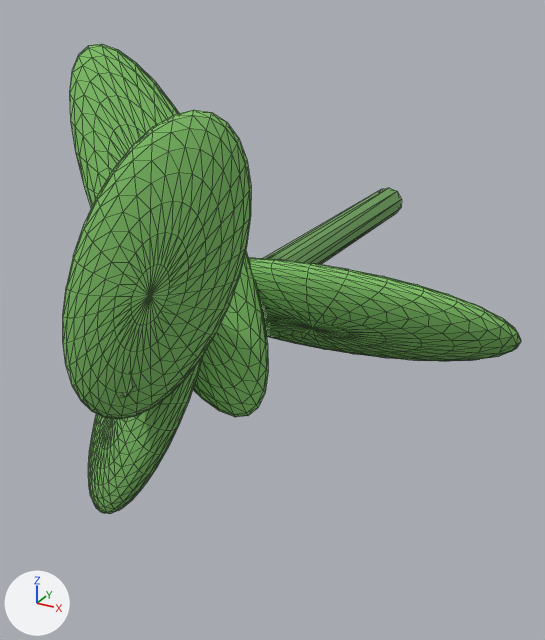
Renders of the glTF model assets/visual/weed_broadleaf.glb from each side of a commit.
Rendered twice from a 50 mm camera at (0.1085, -0.2995, 0.083) aimed at (0.0006, -0.1034, -0.015). Lighting does not change. The marker at lower left points along +X, +Y and +Z. The picture after the commit comes second. Mesh edges are drawn as thin lines. Where no turn or scale is listed for an object, it has been applied to the vertices. Vertices at exactly the same position are counted once.

Names of what the first picture shows: 'Cylinder', 'weed_leaf_0', 'weed_leaf_1', 'weed_leaf_2', 'weed_leaf_3'.
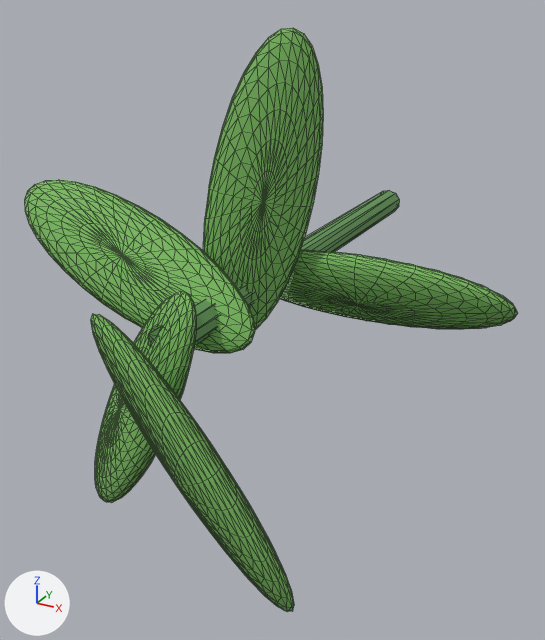
Where the newer file only moved an object's origin or applied its transform, the numbers keep the older frame.

Where the change shows, as pixel boxes (x1, y1, x2, y2) in the pictures (545 x 640 px):
'weed_leaf_3', recoloured, surface changed, reshaped (46% narrower, 32% shorter): before (63, 110, 251, 419); after (95, 292, 196, 502)
'weed_leaf_1', recoloured, surface changed, reshaped (39% narrower, 19% shorter): before (70, 44, 268, 417); after (203, 28, 323, 330)
'weed_leaf_2', recoloured, surface changed, reshaped: before (88, 356, 203, 514); after (25, 180, 255, 353)
'weed_leaf_0', recoloured, surface changed, reshaped: before (248, 257, 521, 361); after (279, 250, 518, 329)
'weed_leaf_4', added (green): after (91, 314, 294, 612)
'Cylinder', rescaled: before (121, 188, 402, 398); after (148, 190, 399, 346)

Patch to the scene script:
```diff
--- a/assets/visual/weed_broadleaf.glb.py
+++ b/assets/visual/weed_broadleaf.glb.py
@@ mat_unkraut_blatt @@
 mat_unkraut_blatt = principled_material('unkraut_blatt')
-mat_unkraut_blatt.base_color = (0.22, 0.55, 0.14)  # green #81c469
-mat_unkraut_blatt.roughness = 0.9
+mat_unkraut_blatt.base_color = (0.2, 0.5, 0.12)  # green #7cbc61
+mat_unkraut_blatt.roughness = 0.85
@@ me_cylinder_001 @@
 # used by ob_cylinder; location = (0.0, -0.09, 0.0)
-me_cylinder_001.from_pydata(...)  # 20 vertices, 36 faces; spans x -0.006..0.006, y -0.09..0.09, z -0.006..0.006
+me_cylinder_001.from_pydata(...)  # 20 vertices, 36 faces; spans x -0.005..0.005, y -0.08..0.08, z -0.005..0.005
+# me_cylinder_001 part 1: the whole mesh is scaled about its middle by (0.833, 0.889, 0.833)
 me_cylinder_001.materials.append(mat_kartoffel_staengel)
@@ me_sphere_006 @@
 # used by ob_weed_leaf_0; location = (0.025, -0.12, 0.0)
-me_sphere_006.from_pydata(...)  # 482 vertices, 960 faces; spans x -0.0547..0.0547, y -0.0123..0.0123, z -0.0158..0.0158
+me_sphere_006.from_pydata(...)  # 482 vertices, 960 faces; spans x -0.0399..0.0499, y 0.0096..0.0304, z -0.0128..0.0128
+# me_sphere_006 part 2: the whole mesh is multiplied about its middle by the matrix ((0.818, 0.014, 0.003), (-0.019, 0.849, -0.031), (-0.005, 0.053, 0.839)), then moved by (0.005, 0.02, 0.0)
 me_sphere_006.materials.append(mat_unkraut_blatt)
@@ me_sphere_007 @@
 # used by ob_weed_leaf_1; location = (-0.0126, -0.138, 0.0216)
-me_sphere_007.from_pydata(...)  # 482 vertices, 960 faces; spans x -0.0308..0.0308, y -0.0123..0.0123, z -0.0477..0.0477
+me_sphere_007.from_pydata(...)  # 482 vertices, 960 faces; spans x 0.003..0.0324, y 0.0096..0.0304, z -0.0362..0.0522
+# me_sphere_007 part 3: the whole mesh is multiplied about its middle by the matrix ((0.641, -0.05, 0.542), (0.037, 0.849, -0.001), (-0.532, 0.023, 0.622)), then moved by (0.0177, 0.02, 0.008)
 me_sphere_007.materials.append(mat_unkraut_blatt)
@@ me_sphere_008 @@
 # used by ob_weed_leaf_2; location = (-0.0123, -0.156, -0.0218)
-me_sphere_008.from_pydata(...)  # 482 vertices, 960 faces; spans x -0.0298..0.0298, y -0.0123..0.0123, z -0.0484..0.0484
+me_sphere_008.from_pydata(...)  # 482 vertices, 960 faces; spans x -0.0584..0.0264, y 0.0096..0.0304, z 0.0127..0.051
+# me_sphere_008 part 4: the whole mesh is multiplied about its middle by the matrix ((0.13, -0.031, 0.809), (-0.018, 0.849, 0.032), (-0.825, -0.045, 0.144)), then moved by (-0.016, 0.02, 0.0318)
 me_sphere_008.materials.append(mat_unkraut_blatt)
@@ me_sphere_009 @@
 # used by ob_weed_leaf_3; location = (0.0091, -0.174, 0.0233)
-me_sphere_009.from_pydata(...)  # 482 vertices, 960 faces; spans x -0.0204..0.0204, y -0.0118..0.0118, z -0.0376..0.0376
+me_sphere_009.from_pydata(...)  # 482 vertices, 960 faces; spans x -0.0482..0.0007, y 0.0096..0.0304, z -0.0891..-0.0098
+# me_sphere_009 part 5: the whole mesh is multiplied about its middle by the matrix ((-0.882, 0.024, -0.253), (0.031, 0.851, -0.007), (0.032, -0.065, -1.059)), then moved by (-0.0238, 0.02, -0.0494)
 me_sphere_009.materials.append(mat_unkraut_blatt)
@@ me_sphere_013 @@
+me_sphere_013.from_pydata(...)  # 482 vertices, 960 faces; spans x -0.0271..0.0271, y -0.0104..0.0104, z -0.0378..0.0378
+me_sphere_013.materials.append(mat_unkraut_blatt)  # green #7cbc61
@@ ob_cylinder @@
 ob_cylinder = bpy.data.objects.new('Cylinder', me_cylinder_001)
-ob_cylinder.location = (0.0, -0.09, 0.0)
+ob_cylinder.location = (0.0, -0.08, 0.0)
@@ ob_weed_leaf_4 @@
+ob_weed_leaf_4 = bpy.data.objects.new('weed_leaf_4', me_sphere_013)
+ob_weed_leaf_4.location = (0.0166, -0.172, -0.025)
```
